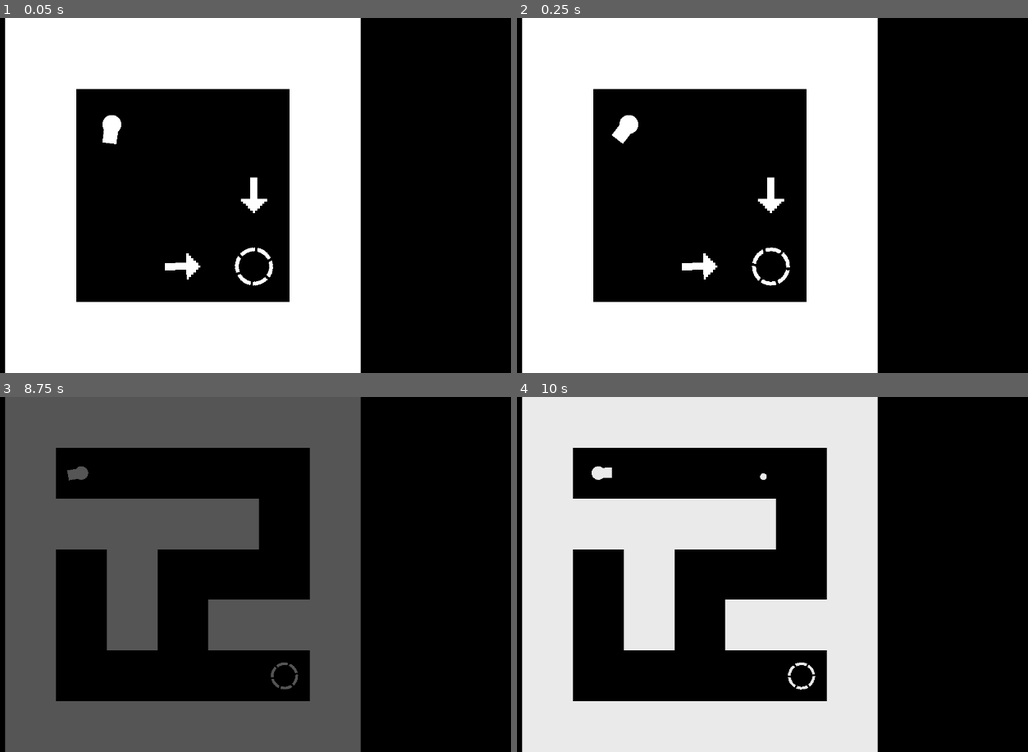
Above: before the commit, frames 1-4 (two rows, left to right).
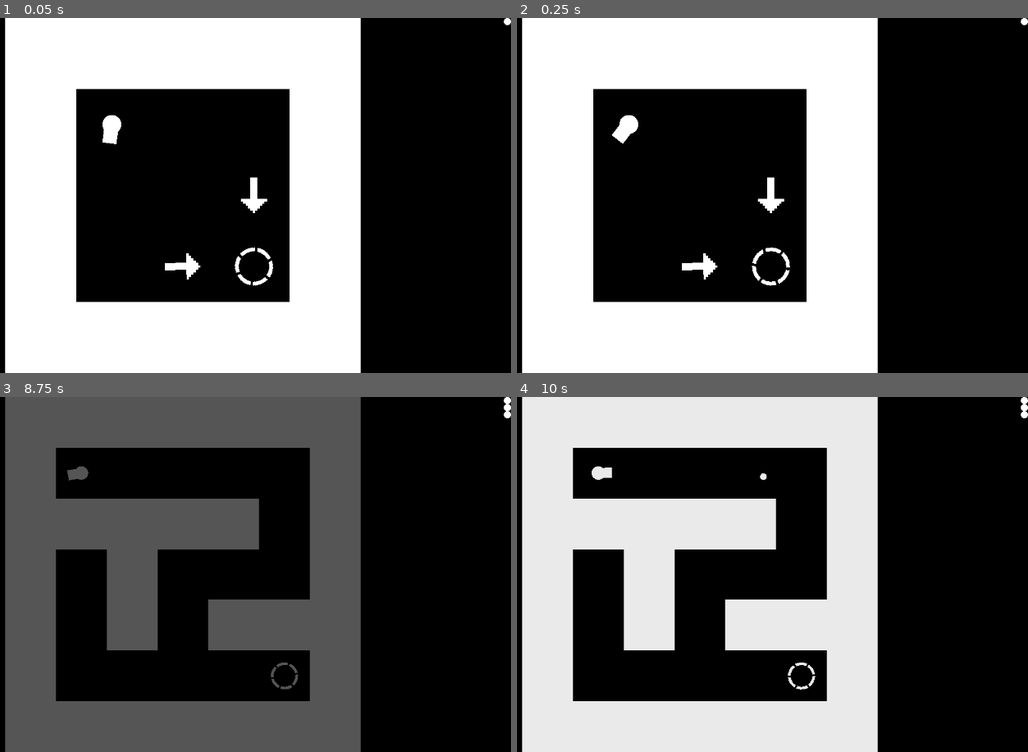
Above: after the commit, the same moments.

Repository: Christmas-Missionary/one_button_2024
Game: Godot game, scene res://src/main.tscn
Two runs of this game, one before a commit and one after it. Both use one fixed random seed, a clock stepped at 60 frames per second and the inputs below. Sound files missing from this copy of the repository are replaced by a short silence.
Inputs:
- Up to frame 1 (0.05 s): no input
- Up to frame 2 (0.25 s): no input
- Up to frame 3 (8.75 s): tap Enter at 0.5 s; hold Space (OneButton) 0.53-1.28 s; tap Space (OneButton) every 1.5 s from 1.35 to 7.35 s; hold Space (OneButton) 2.03-2.78 s; hold Space (OneButton) 3.53-4.28 s; hold Space (OneButton) 5.03-5.78 s; hold Space (OneButton) 6.53-7.28 s; hold Space (OneButton) from 8.03 s (still down)
- Up to frame 4 (10 s): release Space (OneButton) at 8.78 s; tap Space (OneButton) at 8.85 s; hold Space (OneButton) from 9.53 s (still down)

The runs differ from the first frame. In frame 1, less than 0.1% of the frame differs, in the area x 98-100%, y 0-3%; in frame 2, less than 0.1%; in frame 3, less than 0.1%, in the area x 98-100%, y 0-7%; in frame 4, less than 0.1%.

Commit message:
Added level ball texture

Diff:
--- /dev/null
+++ b/src/level_texture.gd
@@ -0,0 +1,10 @@
+extends TextureRect
+
+@onready var _rect: = $Rect as ColorRect
+
+func _adjust_balls(level_val: int) -> void:
+	var lev_minus_one: int = level_val - 1
+	var fifties: int = floori(lev_minus_one / 50.0)
+	_rect.size.y = (((lev_minus_one % 50) + 1) * -100) + 5000
+	position.x = 1187 - (fifties * 13)
+	size.x = (fifties * 100) + 100
--- a/src/main.tscn
+++ b/src/main.tscn
@@ -10,6 +10,8 @@
 [ext_resource type="Script" path="res://src/lv_animation.gd" id="6_a8la6"]
 [ext_resource type="AudioStream" uid="uid://cokywda6jm6ry" path="res://assets/sfx/lv_complete_2.wav" id="7_7gh7y"]
 [ext_resource type="AudioStream" uid="uid://chqxj5jfdg5hu" path="res://assets/sfx/lv_complete_3.wav" id="8_4m3x3"]
+[ext_resource type="Texture2D" uid="uid://dg2jrk3exngto" path="res://assets/images/circle.png" id="11_rfsdh"]
+[ext_resource type="Script" path="res://src/level_texture.gd" id="12_sk8ig"]
 
 [sub_resource type="TileSetAtlasSource" id="TileSetAtlasSource_ocu0t"]
 texture = ExtResource("1_4rcel")
@@ -76,11 +78,6 @@
 position = Vector2(15, 15)
 metadata/_edit_lock_ = true
 
-[node name="Maze" type="TileMapLayer" parent="."]
-tile_set = SubResource("TileSet_rr2sg")
-script = ExtResource("2_66nrs")
-metadata/_edit_lock_ = true
-
 [node name="Camera" type="Camera2D" parent="."]
 script = ExtResource("4_lbohn")
 metadata/_edit_lock_ = true
@@ -97,6 +94,32 @@
 position = Vector2(-30, 30)
 rotation = -1.5708
 texture = ExtResource("6_77y7e")
+
+[node name="CanvasLayer" type="CanvasLayer" parent="."]
+
+[node name="LevelTexture" type="TextureRect" parent="CanvasLayer"]
+texture_filter = 1
+offset_left = 1174.0
+offset_right = 1374.0
+offset_bottom = 5000.0
+scale = Vector2(0.13, 0.13)
+texture = ExtResource("11_rfsdh")
+stretch_mode = 1
+script = ExtResource("12_sk8ig")
+
+[node name="Rect" type="ColorRect" parent="CanvasLayer/LevelTexture"]
+layout_mode = 0
+offset_left = 100.0
+offset_top = 5000.0
+offset_right = 201.0
+offset_bottom = 9000.0
+rotation = 3.14159
+color = Color(0, 0, 0, 1)
+
+[node name="Maze" type="TileMapLayer" parent="."]
+tile_set = SubResource("TileSet_rr2sg")
+script = ExtResource("2_66nrs")
+metadata/_edit_lock_ = true
 
 [node name="LVAnimation" type="ColorRect" parent="."]
 process_mode = 3
@@ -116,8 +139,7 @@
 "": SubResource("AnimationLibrary_2ih3u")
 }
 
-[node name="CanvasLayer" type="CanvasLayer" parent="."]
-
+[connection signal="bullet_entered" from="Target" to="LVAnimation" method="_play"]
+[connection signal="level_changed" from="Maze" to="Camera" method="_adjust"]
+[connection signal="level_changed" from="Maze" to="CanvasLayer/LevelTexture" method="_adjust_balls"]
 [connection signal="level_changed" from="Maze" to="Maze" method="_generate_maze"]
-[connection signal="level_changed" from="Maze" to="Camera" method="_adjust"]
-[connection signal="bullet_entered" from="Target" to="LVAnimation" method="_play"]
--- a/src/maze_gen.gd
+++ b/src/maze_gen.gd
@@ -3,7 +3,7 @@
 
 var x_dim: int
 var y_dim: int
-var level: int:
+@onready var level: int:
 	set(val):
 		level = val
 		x_dim = level_to_size(val)
Not shown: 1 places in src/main.tscn that only renumber resources
